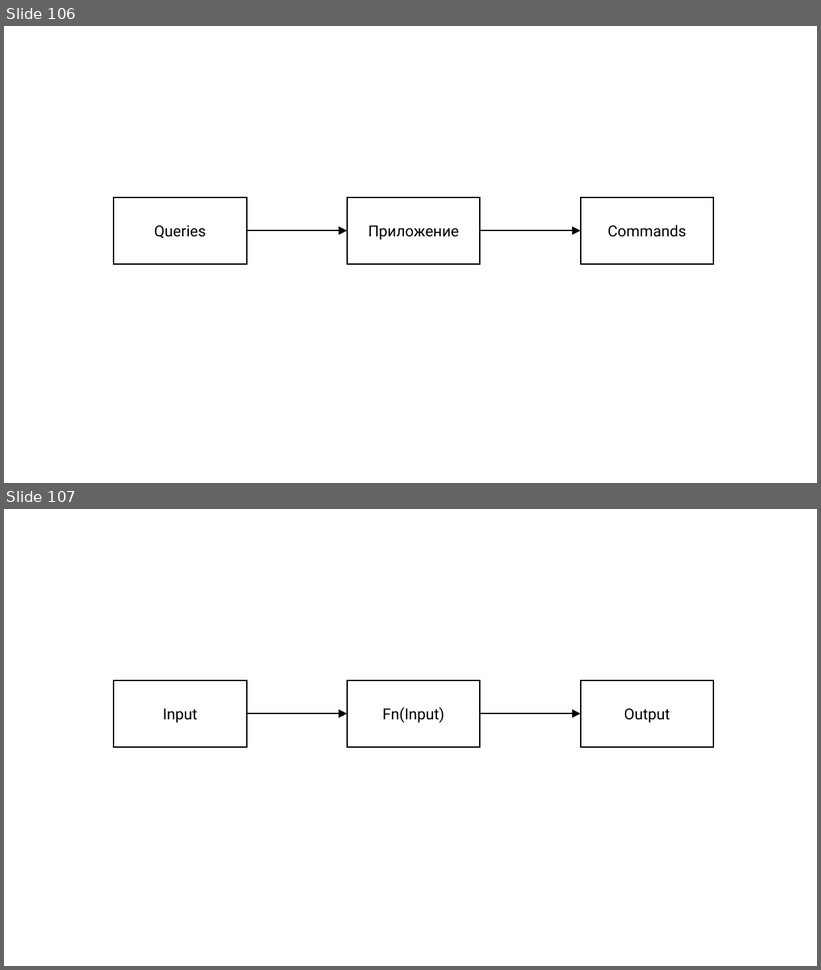
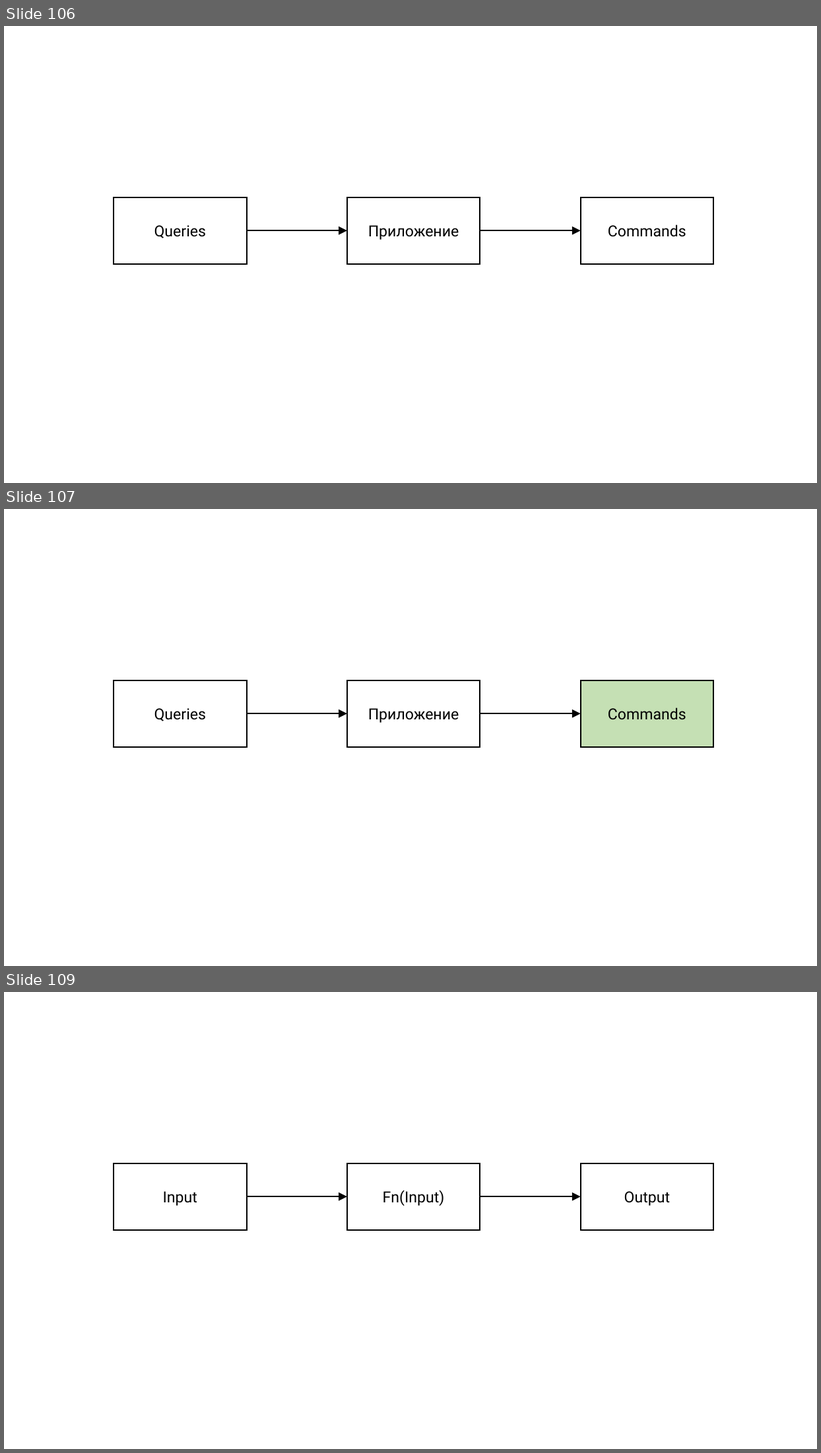
Before and after one commit to rkhaimov/brain-gym, a slide deck: Презентация.pptx. Shown one above the other, each under a label of ours: slides 106 and 107 before the commit, slides 106, 107 and 109 after it; the slides between them are not shown. The pictures are 821x970 and 821x1453 pixels, drawn with LibreOffice and Linux fonts; fonts in the diff are those of the drawing. Boxes give left, top, right and bottom in pixels: in the first picture for what was removed or moved away, otherwise in the second. Text is boxed around its words. In the diff, an @@ line names an element or a change of style, - is before the commit and + after.

```diff
--- a/Презентация.pptx
+++ b/Презентация.pptx
@@ slide 107 added at (x1=4, y1=509, x2=817, y2=966), background #FFFFFF @@
@@ rectangle added at (x1=114, y1=681, x2=247, y2=747), outline #000000 1.5 pt, 18 pt, text #000000 @@
+Queries
@@ rectangle added at (x1=347, y1=681, x2=481, y2=747), fill #FFFFFF, outline #000000 1.5 pt, 18 pt, text #000000 @@
+Приложение
@@ rectangle added at (x1=580, y1=681, x2=714, y2=747), fill #C5E0B4, outline #000000 1.5 pt, 18 pt, text #000000 @@
+Commands
@@ elbow arrow added from (247, 714) to (347, 714), #000000 1.25 pt @@
@@ elbow arrow added from (481, 714) to (580, 714), #000000 1.25 pt @@
@@ what was slide 107 is now slide 109 @@
```
Also in this commit, not shown: 3 other slides added, 2 other files.
